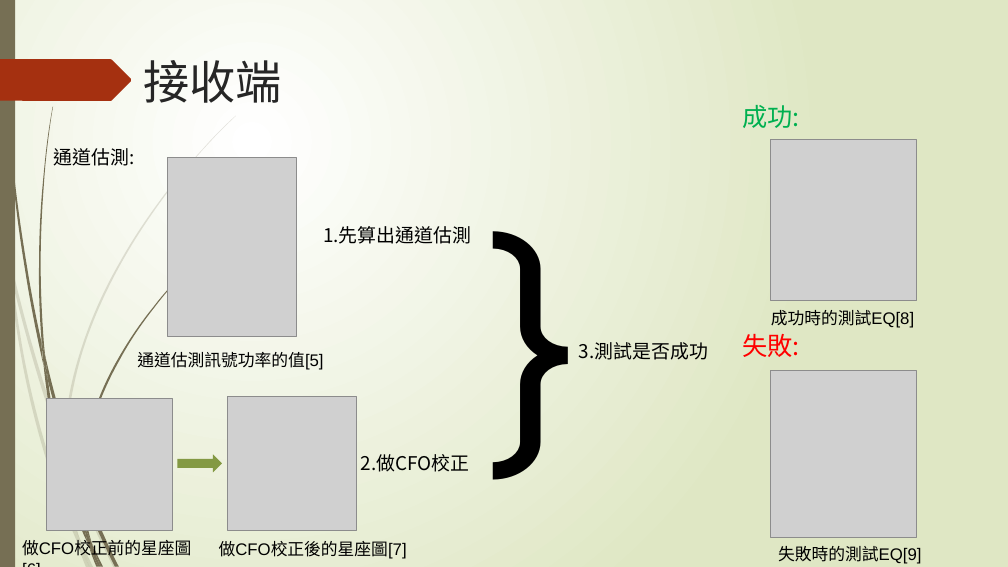
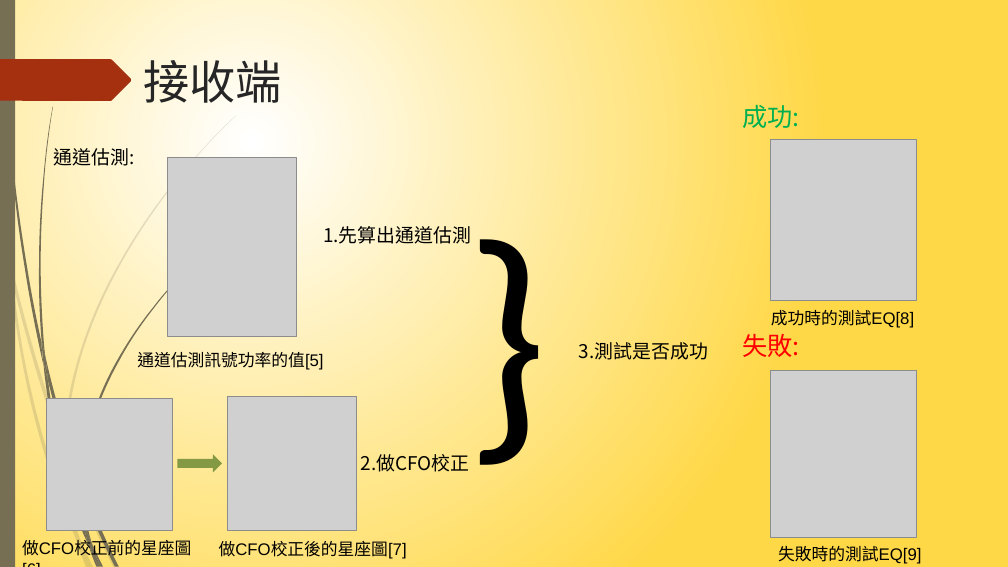
Before and after one commit to NIUWCSP/OTSM, a slide deck: slide 11 of report/以SDR實現OTSM通訊技術.pptx (slide 10 before the commit). Drawn at 1008x567 pixels with LibreOffice and Linux fonts; fonts in the diff are those of the drawing; grey boxes stand for pictures. Boxes give left, top, right and bottom in pixels: in the first picture for what was removed or moved away, otherwise in the second. Text is boxed around its words. In the diff, an @@ line names an element or a change of style, - is before the commit and + after.

```diff
--- a/report/以SDR實現OTSM通訊技術.pptx
+++ b/report/以SDR實現OTSM通訊技術.pptx
@@ background gradient #FFFFFF to #DFE8C4 to gradient #FFFFFF to #FFD847 @@
@@ text "}": place and size @@
-text "}" at box(475, 155, 572, 481)
+text "}" at box(458, 163, 555, 489)
@@ text "}" at box(458, 163, 555, 489): font TeX Gyre Adventor to Calibri @@
```
Also in this commit, not shown: 17 other slides changed, 1 slide added.
